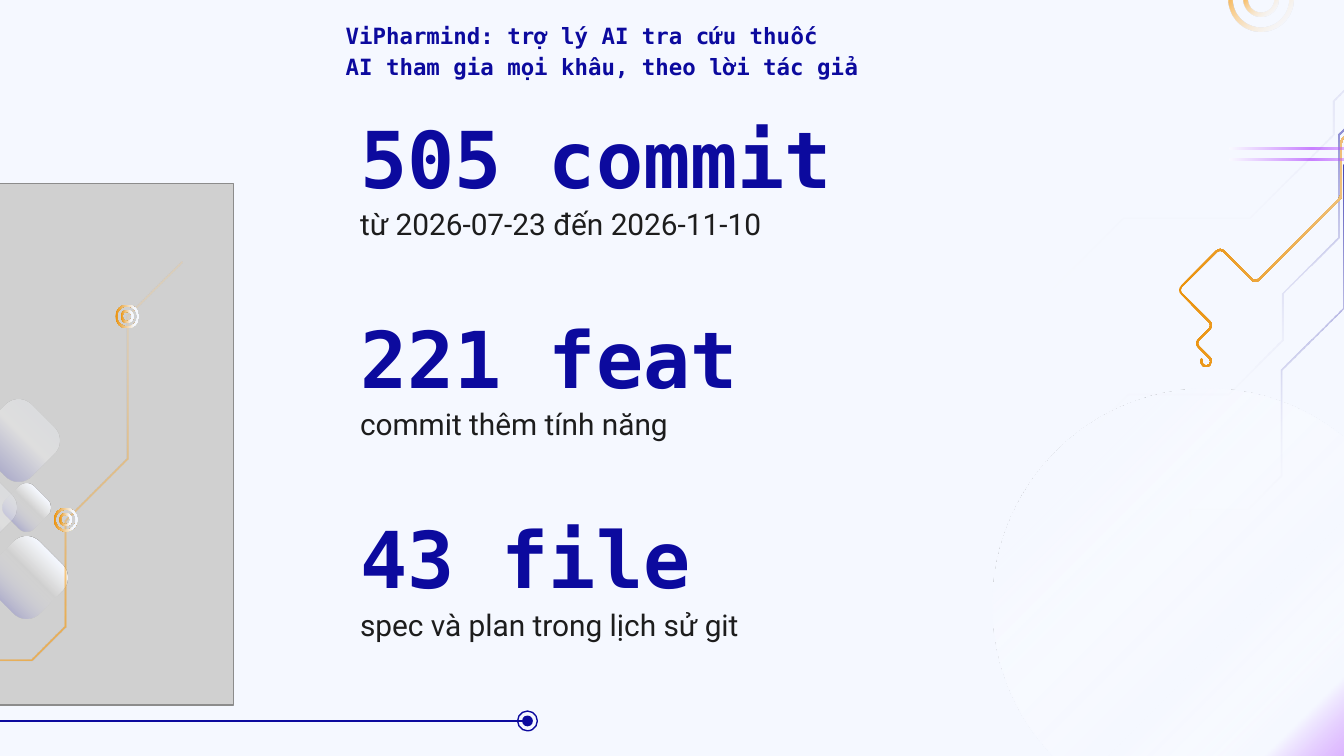
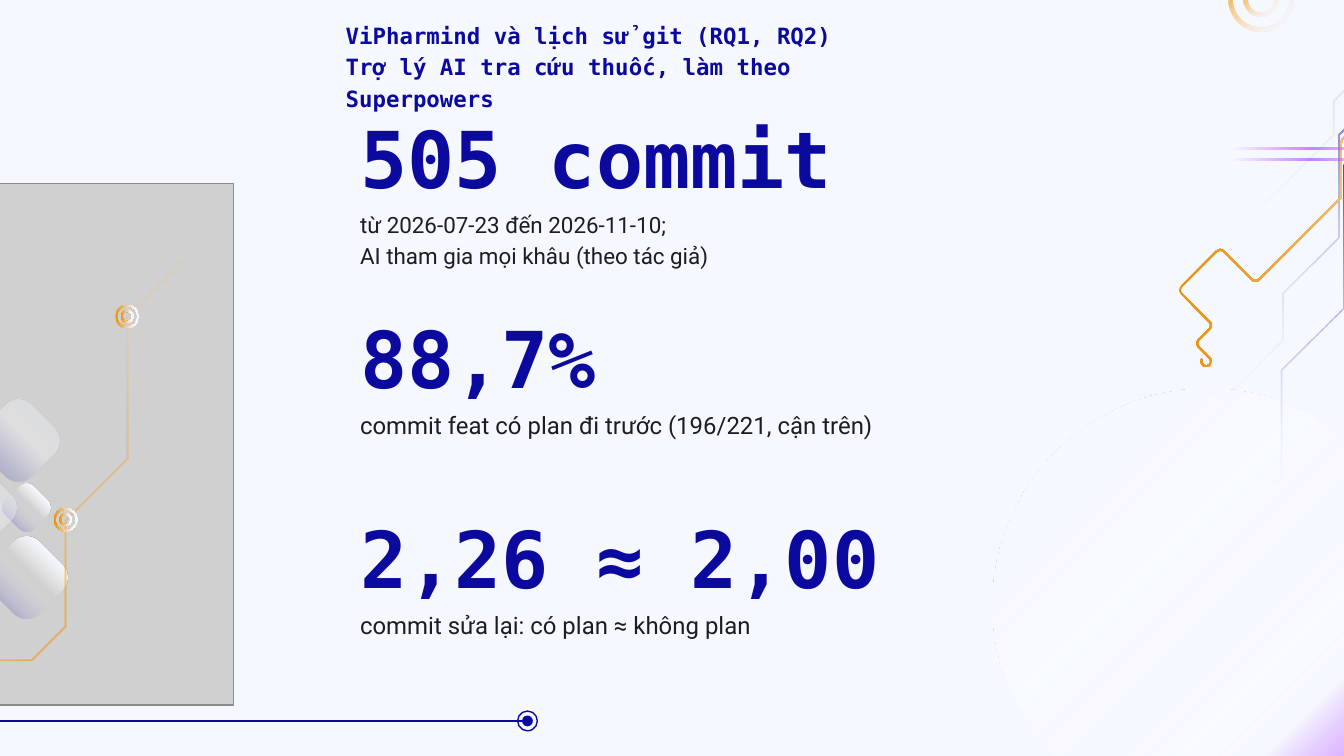
Before and after one commit to doanan293/vipharmind-ai-sdlc-study, a slide deck: slide 6 of docs/presentation/vipharmind-slides.pptx (slide 5 before the commit). Drawn at 1344x756 pixels with LibreOffice and Linux fonts; fonts in the diff are those of the drawing; grey boxes stand for pictures. Boxes give left, top, right and bottom in pixels: in the first picture for what was removed or moved away, otherwise in the second. Text is boxed around its words. In the diff, an @@ line names an element or a change of style, - is before the commit and + after.

```diff
--- a/docs/presentation/vipharmind-slides.pptx
+++ b/docs/presentation/vipharmind-slides.pptx
@@ text at [346, 26, 831, 112]: text changed @@
-ViPharmind: trợ lý AI tra cứu thuốc
-AI tham gia mọi khâu, theo lời tác giả
+ViPharmind và lịch sử git (RQ1, RQ2)
+Trợ lý AI tra cứu thuốc, làm theo Superpowers
@@ text at [360, 214, 708, 269]: text changed; size 16 to 12 pt @@
-từ 2026-07-23 đến 2026-11-10
+từ 2026-07-23 đến 2026-11-10;
+AI tham gia mọi khâu (theo tác giả)
@@ text at [360, 329, 596, 399]: text changed @@
-221 feat
+88,7%
@@ text at [360, 415, 872, 439]: text changed; size 16 to 12.8 pt @@
-commit thêm tính năng
+commit feat có plan đi trước (196/221, cận trên)
@@ text at [360, 529, 880, 599]: text changed @@
-43 file
+2,26 ≈ 2,00
@@ text at [360, 615, 750, 639]: text changed; size 16 to 12.8 pt @@
-spec và plan trong lịch sử git
+commit sửa lại: có plan ≈ không plan
```
Also in this commit, not shown: 7 other slides changed, 4 slides added, 3 slides removed, 3 other files.
